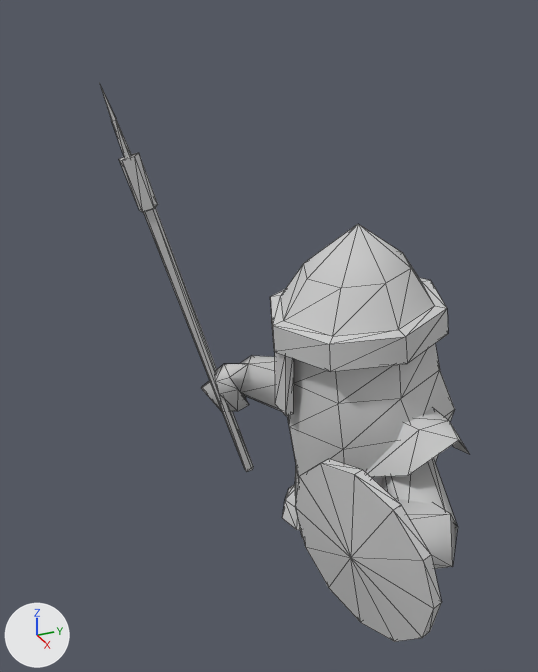
What one commit did to the FBX model Game/Game/Assets/modelData/enemy_Lance.FBX.
Rendered twice from a 50 mm camera at (0.0762, -0.0494, 0.0738) aimed at (-0.0019, -0.0143, 0.0347). The axes (+X, +Y, +Z) are drawn at lower left. The lights are the same throughout. Mesh edges are drawn as thin lines. Where no turn or scale is listed for an object, it has been applied to the vertices.

The first picture shows 'FootmanMesh001', 'オブジェクト0', 'オブジェクト002'.
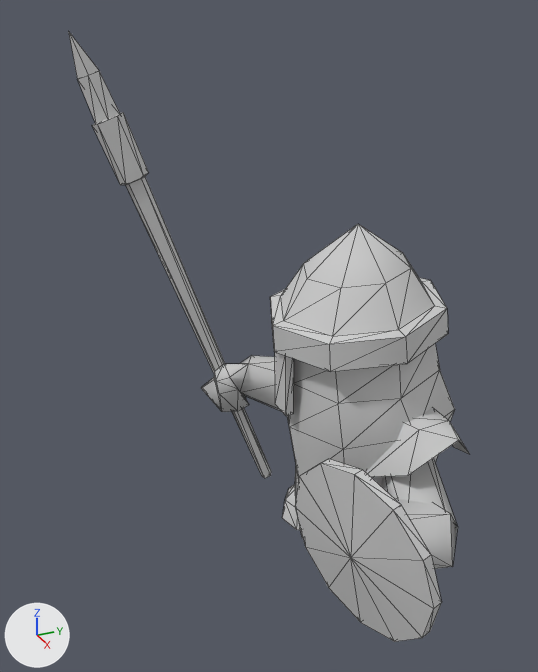
Diff of the bpy script that builds the scene:
```diff
--- a/Game/Game/Assets/modelData/enemy_Lance.FBX.py
+++ b/Game/Game/Assets/modelData/enemy_Lance.FBX.py
@@ me_mesh_002_1 @@
+me_mesh_002_1.from_pydata(...)  # 29 vertices, 48 faces; spans x -0.0291..-0.0188, y -0.0304..-0.0058, z -0.0001..0.0697
+me_mesh_002_1.materials.append(mat_01___default)  # its picture is missing
@@ ob_オブジェクト0 @@
-ob_オブジェクト0 = bpy.data.objects.new('オブジェクト0', me_mesh_002)
-ob_オブジェクト0.location = (0.0, 0.0, 0.0)
@@ ob_オブジェクト003 @@
+ob_オブジェクト003 = bpy.data.objects.new('オブジェクト003', me_mesh_002_1)
+ob_オブジェクト003.location = (0.0, 0.0, 0.0)
```

What differs and where, as boxes (x1, y1, x2, y2) in the pictures (538 x 672 px):
'オブジェクト003', added
    after: (69, 32, 271, 478)
'オブジェクト0', deleted
    before: (100, 85, 253, 471)
